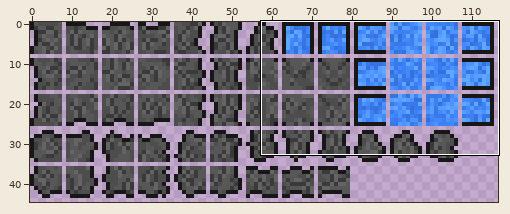
Sprite sheet -- AssetsRaw/Textures/Tiles/GalactiteStone.png. Above: a wide view before the commit, with the close-up outlined.
Close-up. Before the edit:
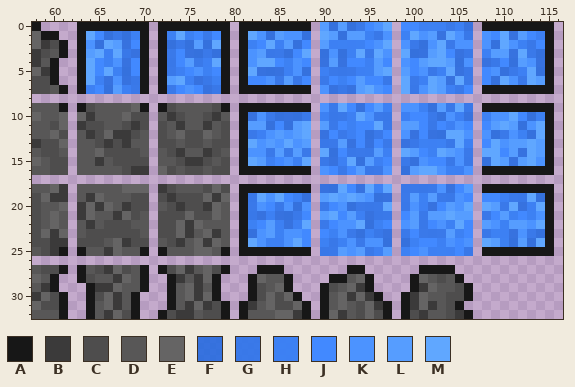
The file is 117x45 pixels. Shown: x 58..116, y 0..32.
Palette (. is transparent): A #171717  B #3b3a3a  C #4e4d4d  D #585757  E #656464  F #246be1e1  G #2e75ebeb  H #387ff5f5  J #4289ff  K #4c93ff  L #569dff  M #60a7ff
Pixels before, first column x 58:
 0 A....AAAAAAAA.AAAAAAAA.AAAAAAAA.LFLFGJKM.JJHHHGHF.AAAAAAAA
 1 EAA..AMJFGFHA.AHMHJGJA.AMKFLKKF.MLFLLHGK.HMKLFMKG.KJMFLJHA
 2 EBCA.AKFMLFJA.AFGFLFMA.AHJMHLFJ.LHHHHJKM.KGFKMGKK.KFMKHGJA
 3 BCDA.ALMHMGFA.AGJFFGFA.AKLGGFJM.FKFHMGMK.MFFLMJFG.HLLFMGFA
 4 BDA..AMJHKFJA.AGJLGHMA.AKMMJHKJ.FLFJJHLJ.KJLMMLFK.FGJFLKFA
 5 EBA..AMJMHFJA.AGHJKHJA.AMFFFHKF.HGGGHHLM.LJKGHMFG.JKFGHMFA
 6 CCA..AMHFKFGA.ALMHFGHA.AJJKGLGJ.GJHJLJJG.MGHMLFMG.JFMKGMLA
 7 CCDA.AHJFLHGA.AGJKJFGA.AAAAAAAA.KFGFLMKJ.MGKMLHGJ.AAAAAAAA
 8 ..........................................................
 9 DDDA.ACDDDDEA.ACDDDDCA.AAAAAAAA.KGMJFJLH.KKHFLGMG.AAAAAAAA
10 EDDE.EBDDDECC.DBCDDCBD.AFKGFFFG.HGGHMKGG.HJJGFKHF.HKKMJFHA
11 DDCE.BCCDDCBC.CDBDDBDC.ALLFJFLM.LGJHJJMG.LLJGJHKJ.JLMLFKMA
12 DDEC.DBCEBBCD.CDECCEDC.AGHKLKLM.FJGHJFGJ.KFJFFMMK.KFGKHFMA
13 BCCE.DDCBCBDD.CCDCCDCC.AMKLKMKL.GGLFJFJG.FGHHHGMH.JMKLLMLA
14 DCCD.DDECCCCD.DCBDDBCD.AKKGLGLG.MFJGGGLH.MLJHMLKG.MMJLFMLA
15 EDCC.DDBDCCCC.DDCBBCDC.AMLHJKHM.GFHMFLHJ.GFKJJGKG.FMLFLMKA
16 DDCC.DDDDDCBB.ECDCCDCC.AAAAAAAA.KJGJLGGK.FLMMKHHK.AAAAAAAA
17 ..........................................................
18 DDEB.DDDDDEEE.BCDDDCEC.AAAAAAAA.FFMJFMHM.GGGGKFJL.AAAAAAAA
19 CEBB.DBEDDDCC.CBCCCEBE.AGMKMJHF.LMLMLKFF.GLHLGGKJ.JJHGGMFA
20 CDDE.BEBEDBCC.DCBCCBED.AGKJGKFK.GJKFGGGM.GKHFJLKM.MLGMFHMA
21 CDED.BEDDBECD.CCCECCED.AGFHFFGJ.LMJLHFGG.JLGLLMLL.GJLHJHKA
22 CDED.DBDCCCDD.CCEBEDDD.AHJLHFHM.GJKKMFHJ.KLGJKHMJ.LKHLLKMA
23 CEBE.DCCCCCCD.CCEBDEBD.AFKLHKKJ.JHKGFHGF.GJGGGLHJ.GHHFKGFA
24 CCBB.CCCDEBCC.DCBDEBED.AMKHHKMJ.HGHKGKKF.FHJJHKJK.MLHFLFMA
25 DCBA.ADDBEDDA.ADDDEEDA.AAAAAAAA.GGLKLGHL.HJKHHHJG.AAAAAAAA
26 ..........................................................
27 DCCA.ADCBECDA.ACEBDECA...AAA.......AA......AAAA...........
28 EDA..ACDDBEDA..ABDBEA...AEDDA....AADEA....AEDCDA..........
29 DBA...ABBEDDA..ADEBDA...ACDEA...ACDEBA....ABEDDCA.........
30 BECA..ACEBDA...ADEBEA...ACECEA..ADEBEBA..ABEDDCCA.........
31 ECCA..ADEBDA...ADBEBCA.ABDECCEA.ADEDCEBA.ABEBDCA..........
32 DDDA..ADBECA..ACBBDCCA.ADDDEEBA.AEBDCECA.ACBDDCBA.........
After:
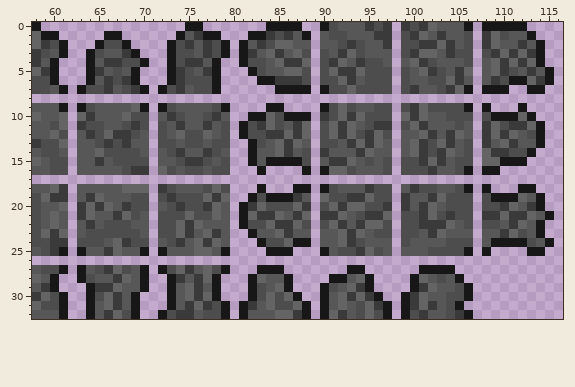
Diff:
Changed rows in their new state; - is an unchanged pixel.
first column x 63:
 0 ........-...--...-...----.-ACDDDBCB-BCBEDDDA------...
 1 ...AA...-..ADBAA.-.AABCBDA-DCCDDDBB-CBEDBDDC-BECDDA..
 2 ..ACCA..-.ACBDBC---DBCEEDD-DDCBCDDB-CCBBEBDC-BEDDBDA.
 3 .ACDDBA.-.ACCDBC---BDEBDEC-CDBECDDD-CBEEDBCC-CBEBEBA.
 4 .ADBBCC--.ACBBDA.--CCDEBBE-CBEDBCCD-DEBCDDDC-DEBEBEA.
 5 .ABDCDA.-.ABCDBA.-.ACDDEEC-CEBBECCC-CDEBCDBE-DEBCDBD-
 6 .ADBCBA.-.ABCCCA.-..AABBBC-CCEBDCCC-CDDCCEBD-DBCAAEB-
 7 -CCBDCB---CBDCCA.-....-----ACCECCCC-CBDDCBEA----..--.
 9 ------------------...--...-ACECDDCC-CBECCCCA--...-...
10 ------------------.AAECAAA-BCEBECCC-EBEDDCCC-CAAAEA..
11 -------------------CBECDBE-CEBEDCBB-CEBDDDCD-BECBBEA.
12 -------------------CCBBEBE-CEBECBEC-DDEBDBED-BEBEDCA.
13 ------------------.ACDEBED-CCDBEBED-DEBCEBDC-BDEBDDA.
14 ------------------.ADDEBDC-BDDDBEDD-DEBCBEDC-EBBCCA..
15 ------------------.ADAAAAC-DBBEDCDC-CCBEBDCC-EEAAA...
16 ------------------..-....--AEECDDDC-CCCBDDCA---......
18 ------------------..-...---ACDDDBCC-DBCCDDCA--...--..
19 ------------------.ACAAABD-ECCBBECC-BDDBECCC-CAAAEDA.
20 -------------------BECCCEB-CEBEECCB-BDBEDCCC-CCBEDBA.
21 -------------------EBBEDBE-BBEDCBBE-CCBECBCC-BBEBBED-
22 -------------------CCEBBEC-CEBDBEEC-CCBBBEDC-CCDBEDA.
23 ------------------.ADDEBDD-DDEBEDCC-CCDBEDDD-DDBECDA.
24 ------------------..ACCEAA-DDEBCDDD-CDDDDCCC-DAAAACD-
25 ------------------...---..-ADCCBECD-DDDCCCCA--....--.
